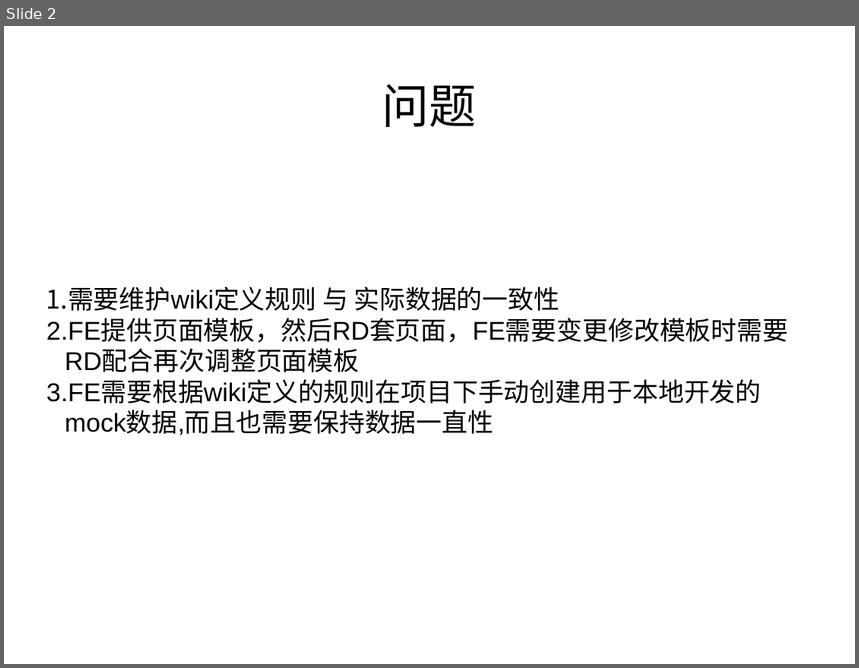
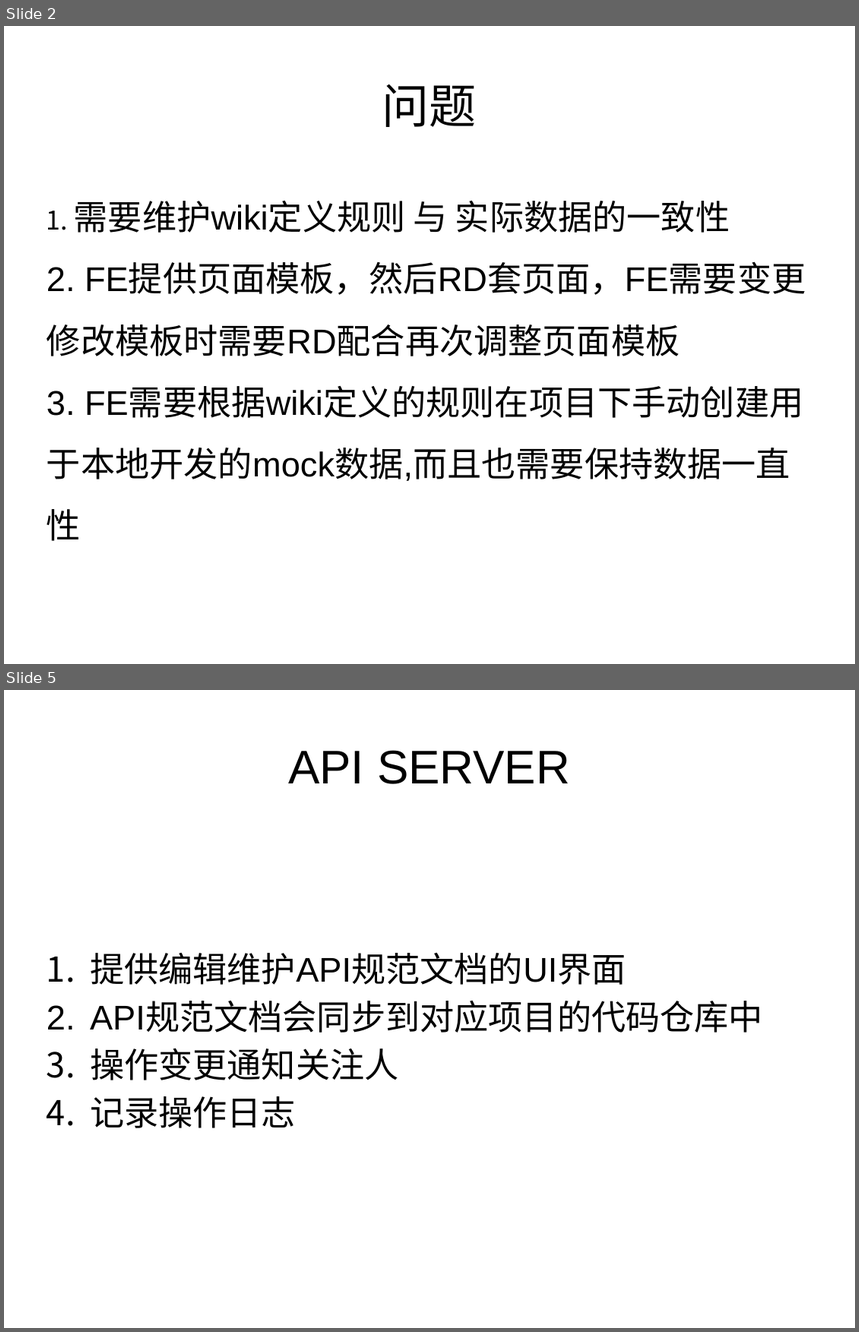
Before and after one commit to RK-WJW/RK, a slide deck: dd/1.pptx. Shown one above the other, each under a label of ours: slide 2 before the commit, slides 2 and 5 after it; the slides between them are not shown. The pictures are 859x668 and 859x1332 pixels, drawn with LibreOffice and Linux fonts; fonts in the diff are those of the drawing. Boxes give left, top, right and bottom in pixels: in the first picture for what was removed or moved away, otherwise in the second. Text is boxed around its words. In the diff, an @@ line names an element or a change of style, - is before the commit and + after.

```diff
--- a/dd/1.pptx
+++ b/dd/1.pptx
@@ slide 5 added at [4, 690, 855, 1328], background #FFFFFF @@
@@ title added at [288, 750, 570, 784], 44 pt, text #000000 @@
+API SERVER
@@ subtitle added at [90, 953, 763, 1129], 32 pt, text #000000 @@
+1. 提供编辑维护API规范文档的UI界面
+2. API规范文档会同步到对应项目的代码仓库中
+3. 操作变更通知关注人
+4. 记录操作日志
@@ slide 2 changed as well @@
@@ text "需要维护wiki定义规则 与 实际数据的一致性" at [47, 201, 806, 541]: size 24 to 32 pt; line spacing 1 to 1.5 @@
```
Also in this commit, not shown: 2 other slides changed, 2 other slides added, 1 slide removed.
